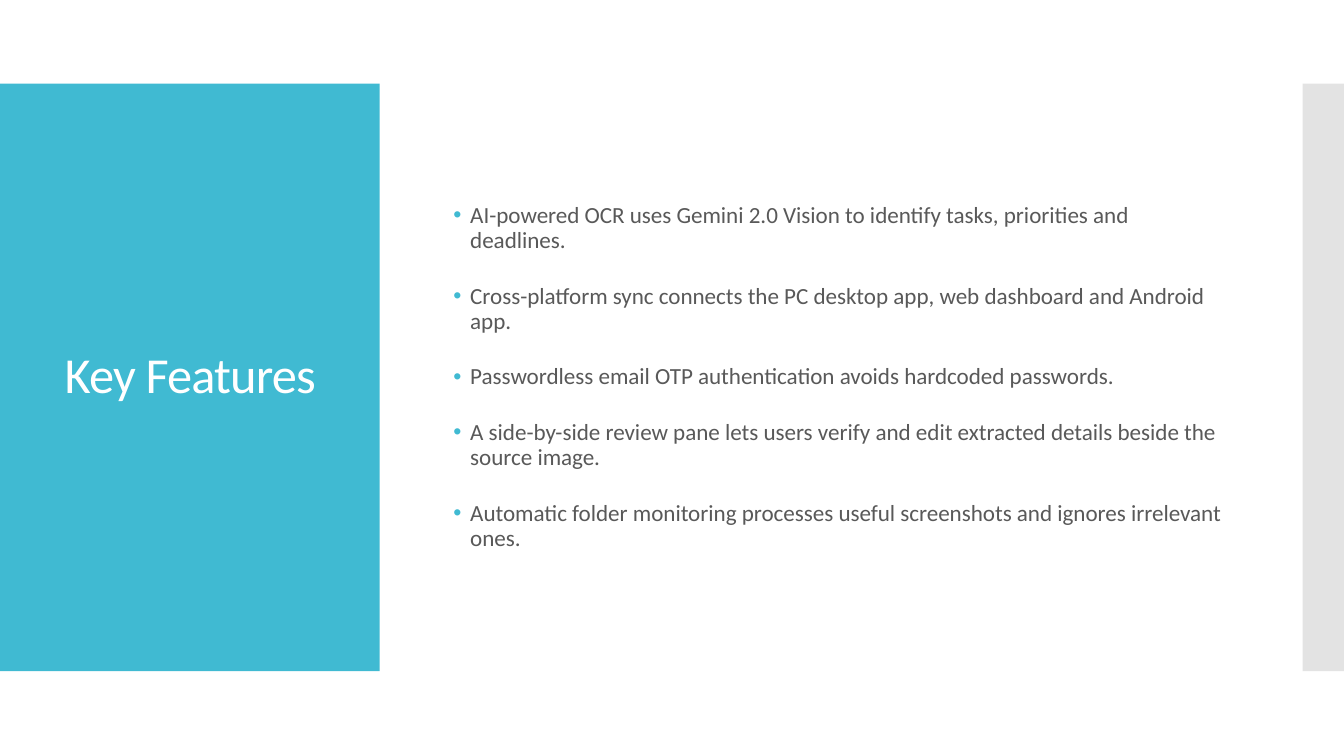
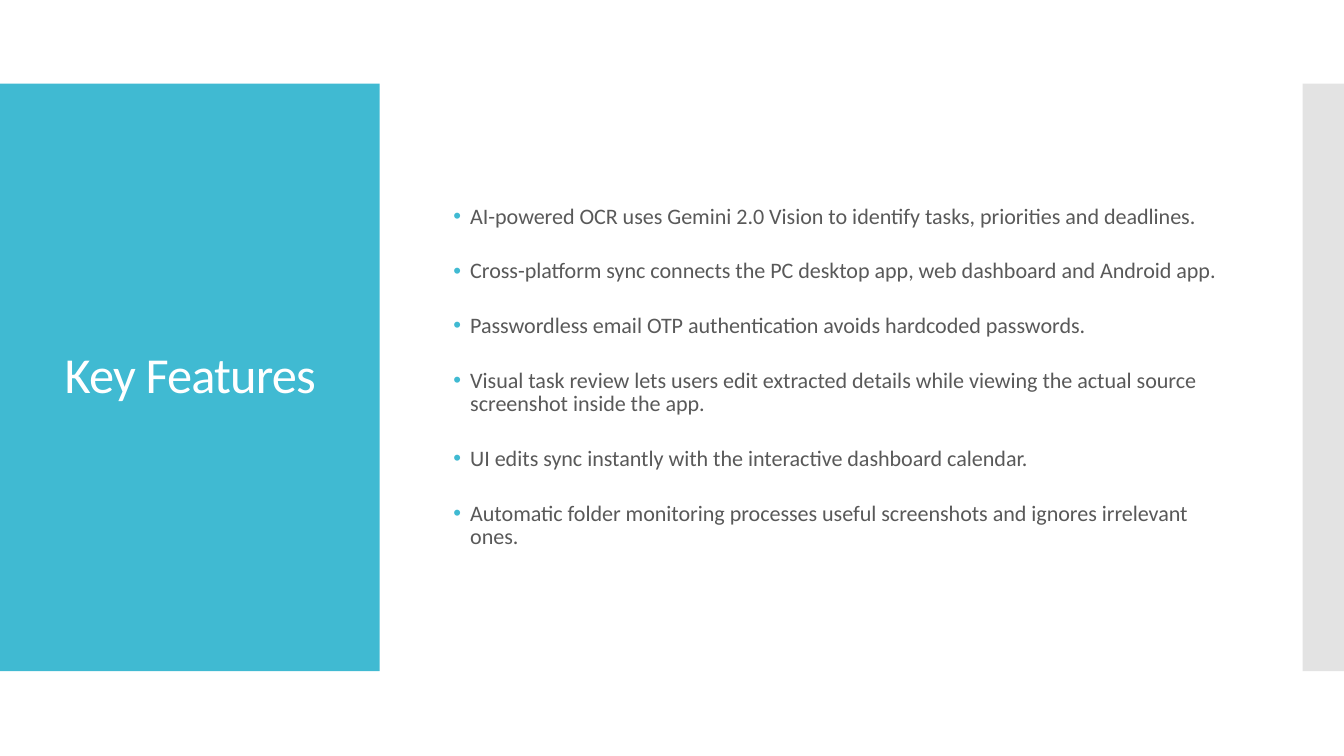
Before and after one commit to chauhansatyam024-debug/hackathon_TRG, a slide deck: slide 4 of .pptx-build/updated-finalizer/candidate.pptx. Drawn at 1344x756 pixels with LibreOffice and Linux fonts; fonts in the diff are those of the drawing. Boxes give left, top, right and bottom in pixels: in the first picture for what was removed or moved away, otherwise in the second. Text is boxed around its words. In the diff, an @@ line names an element or a change of style, - is before the commit and + after.

```diff
--- a/.pptx-build/updated-finalizer/candidate.pptx
+++ b/.pptx-build/updated-finalizer/candidate.pptx
@@ text at [470, 208, 1215, 544]: size 16.5 to 15.8 pt in "AI-powered OCR uses Gemini 2.0 Vision to ...", "Cross-platform sync connects the PC desktop app, ...", "Passwordless email OTP authentication avoids hardcoded passw ...", "Automatic folder monitoring processes useful screenshots and ..." @@
@@ text at [470, 372, 1196, 470]: text changed; size 16.5 to 15.8 pt @@
-• A side-by-side review pane lets users verify and edit extracted details beside the source image.
+• Visual task review lets users edit extracted details while viewing the actual source screenshot inside the app.
+• UI edits sync instantly with the interactive dashboard calendar.
```
Also in this commit, not shown: 1 other slide changed, 11 other files.
